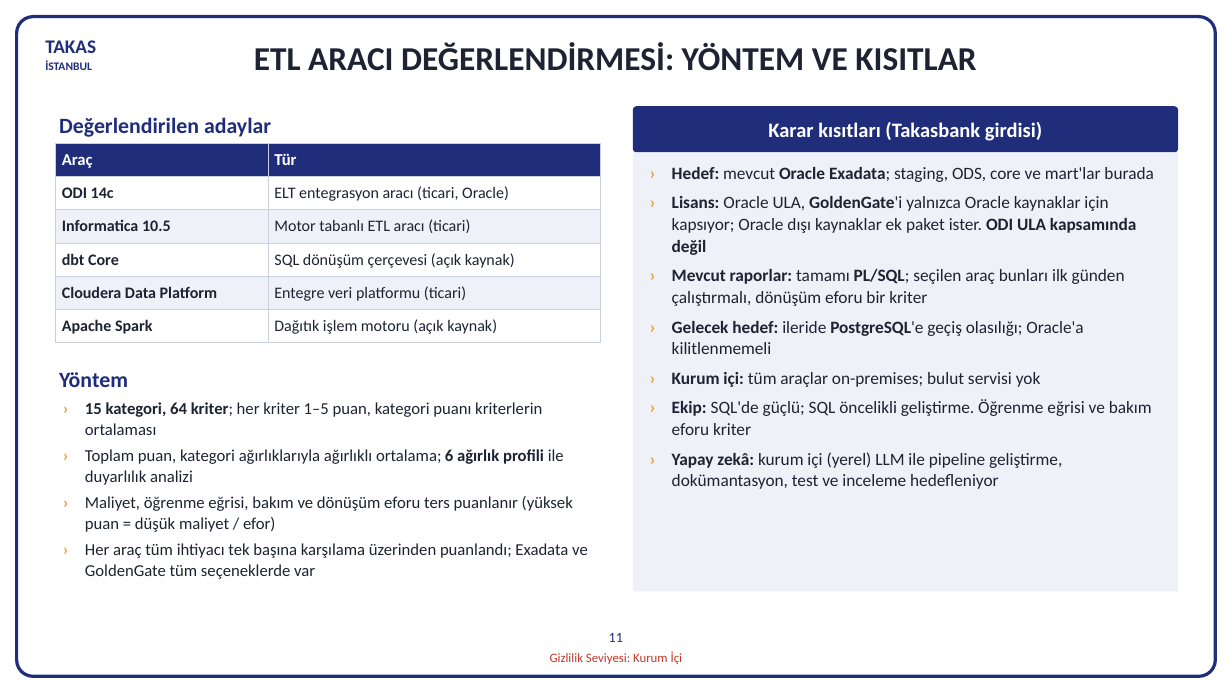
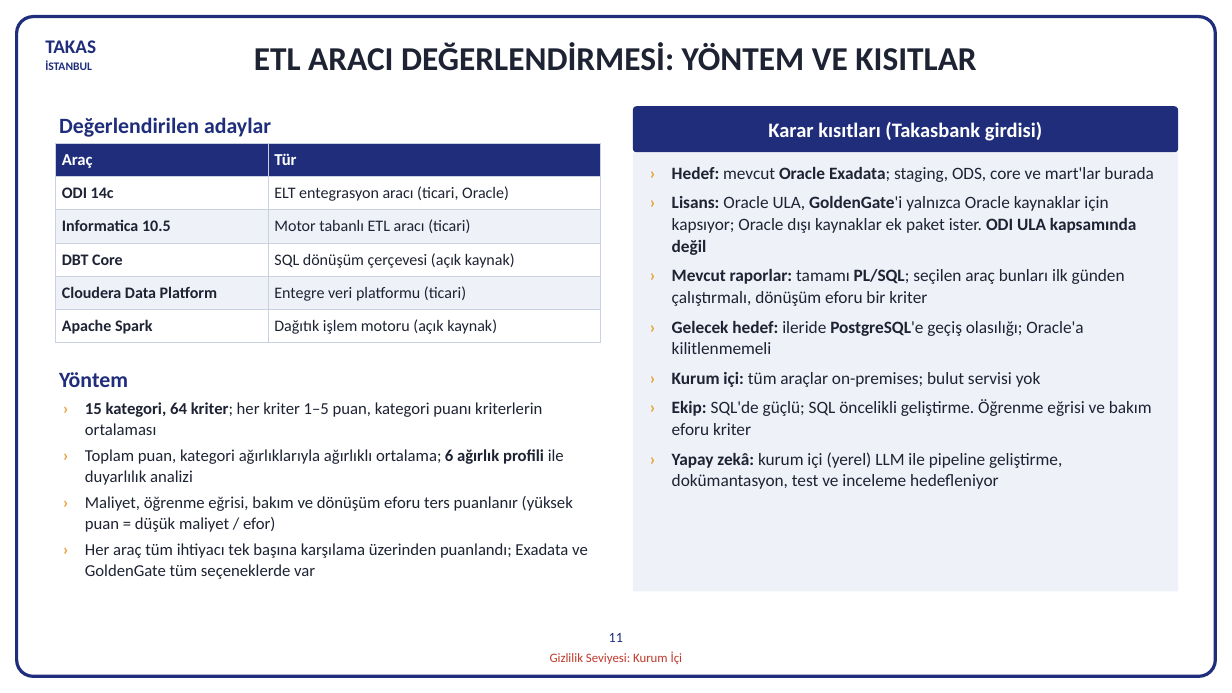
Before and after one commit to hanifidemirel0/Cursor-Projects, a slide deck: slide 11 of outputs/dwh-sunum-kasim-2026/5 - DWHSunum_Kasim2026.pptx. Drawn at 1232x693 pixels with LibreOffice and Linux fonts; fonts in the diff are those of the drawing. Boxes give left, top, right and bottom in pixels: in the first picture for what was removed or moved away, otherwise in the second. Text is boxed around its words. In the diff, an @@ line names an element or a change of style, - is before the commit and + after.

```diff
--- a/outputs/dwh-sunum-kasim-2026/5 - DWHSunum_Kasim2026.pptx
+++ b/outputs/dwh-sunum-kasim-2026/5 - DWHSunum_Kasim2026.pptx
@@ table at (55,143,601,343) @@
-row 4, column 1: dbt Core
+row 4, column 1: DBT Core
```
Also in this commit, not shown: 7 other slides changed, 2 other files.
